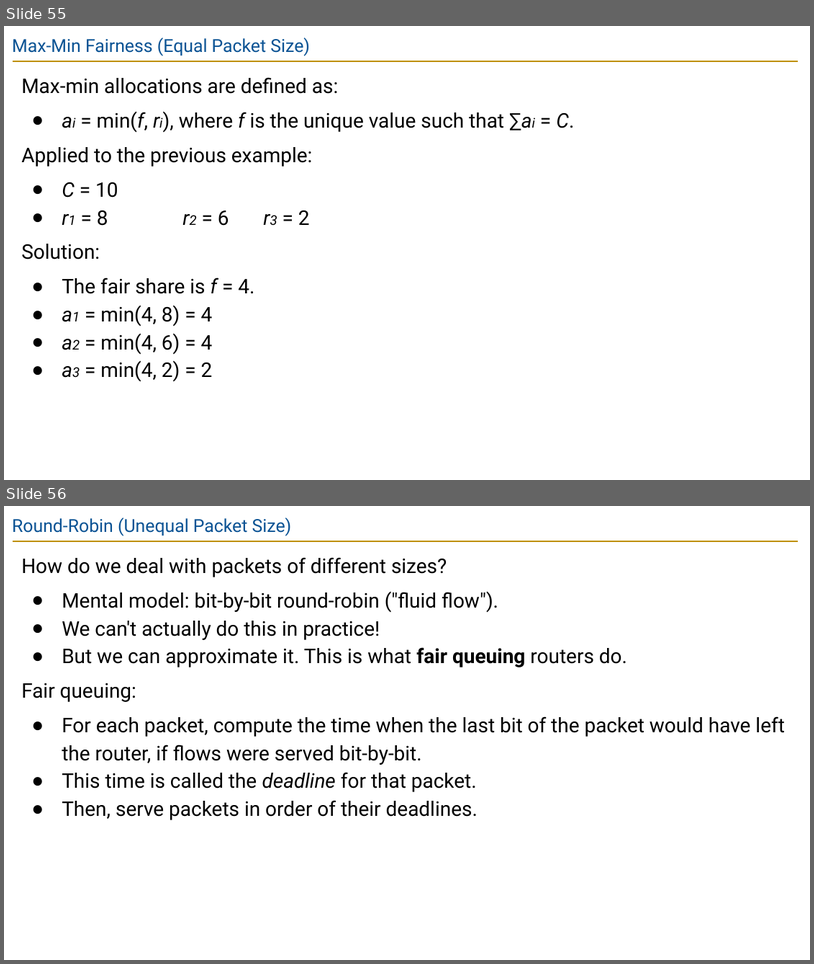
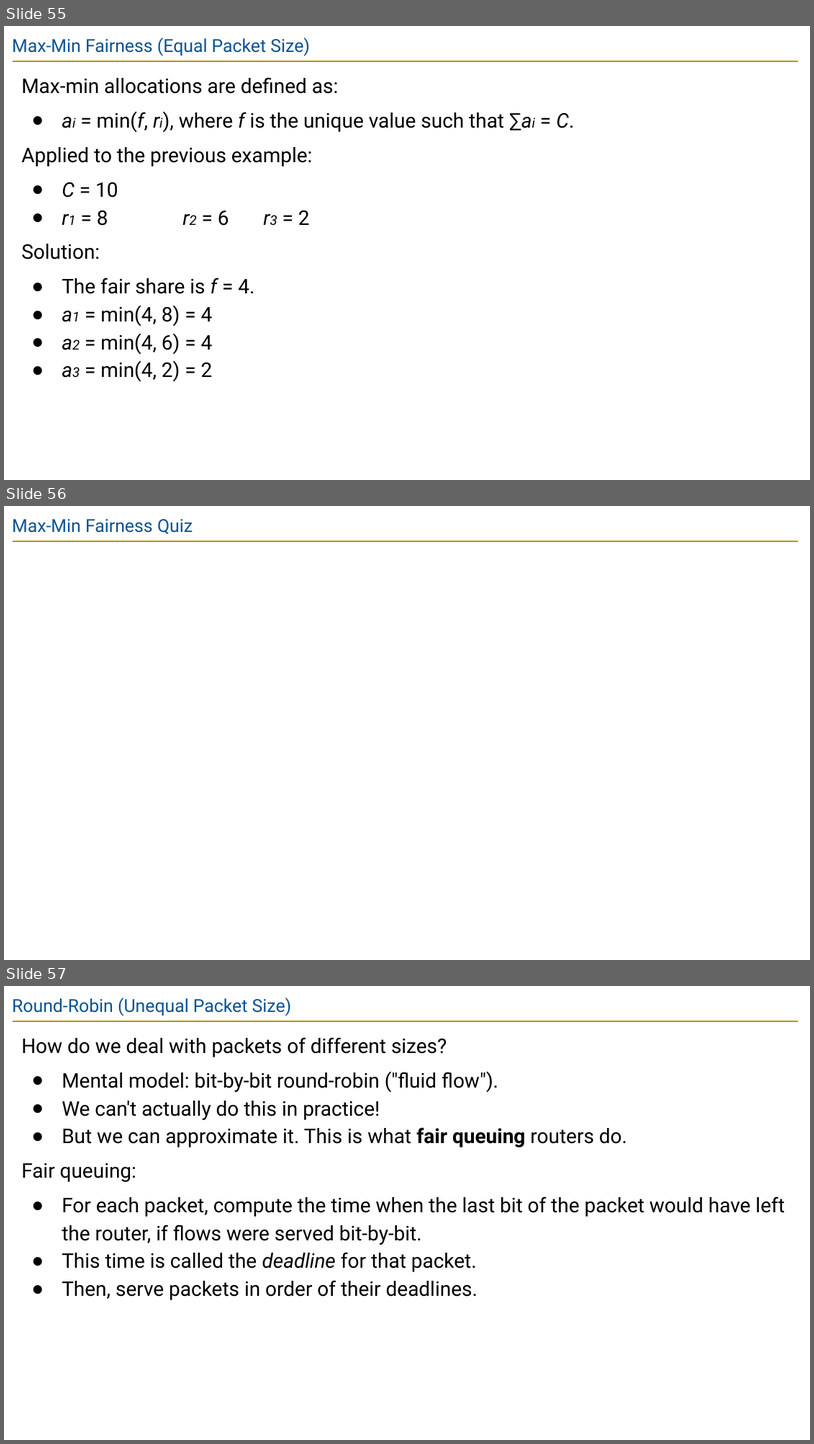
Before and after one commit to guhofstra/CSC175Sp26, a slide deck: PPTs/Lecture 13 - Congestion Control II.pptx. Shown one above the other, each under a label of ours: slides 55 and 56 before the commit, slides 55, 56 and 57 after it. The pictures are 814x964 and 814x1444 pixels, drawn with LibreOffice and Linux fonts; fonts in the diff are those of the drawing; background and template pictures are left out. Boxes give left, top, right and bottom in pixels: in the first picture for what was removed or moved away, otherwise in the second. Text is boxed around its words. In the diff, an @@ line names an element or a change of style, - is before the commit and + after.

```diff
--- a/PPTs/Lecture 13 - Congestion Control II.pptx
+++ b/PPTs/Lecture 13 - Congestion Control II.pptx
@@ slide 56 added at (4, 506, 810, 960), background picture (left out); not listed: 1 template element that a slide beside it also shows @@
@@ title added at (12, 519, 193, 534), 16 pt, text #0B5394 @@
+Max-Min Fairness Quiz
@@ what was slide 56 is now slide 57 @@
```
Also in this commit, not shown: 2 other files.
